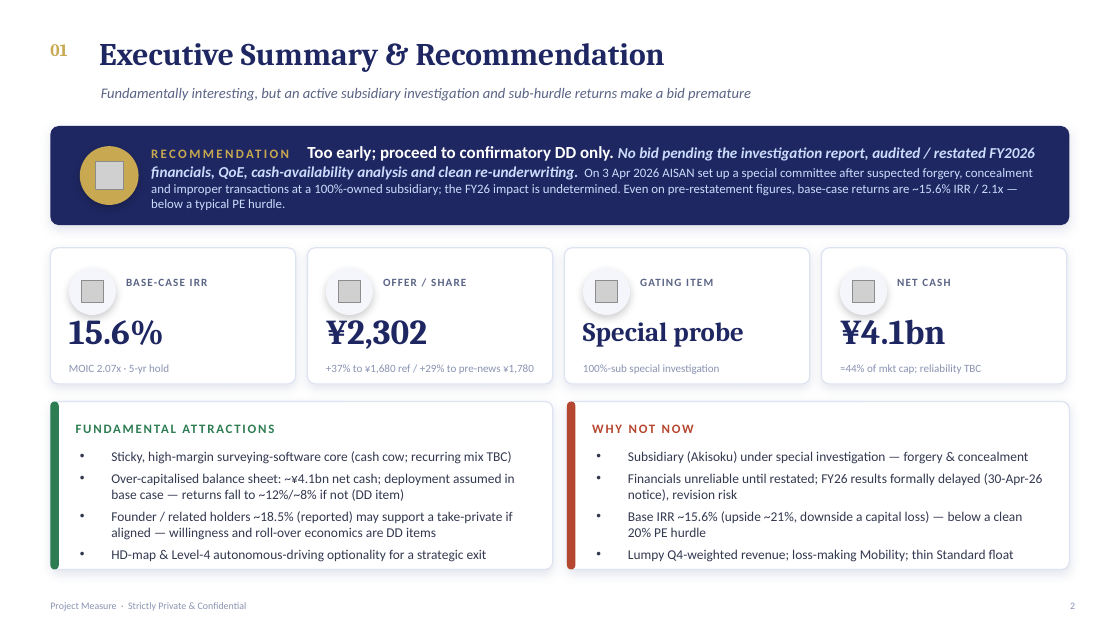
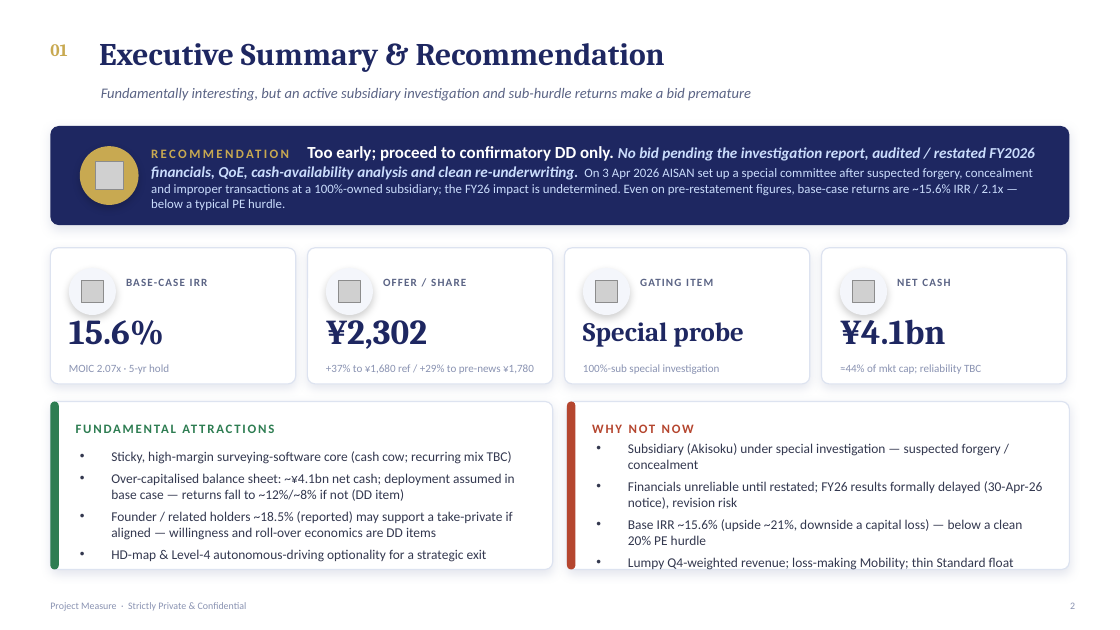
Before and after one commit to ankimo1210/projects, a slide deck: slide 2 of aisan_lbo_case/docs/AISAN_4667_Take_Private_Case_Study.pptx. Drawn at 1120x630 pixels with LibreOffice and Linux fonts; fonts in the diff are those of the drawing; grey boxes stand for pictures. Boxes give left, top, right and bottom in pixels: in the first picture for what was removed or moved away, otherwise in the second. Text is boxed around its words. In the diff, an @@ line names an element or a change of style, - is before the commit and + after.

```diff
--- a/aisan_lbo_case/docs/AISAN_4667_Take_Private_Case_Study.pptx
+++ b/aisan_lbo_case/docs/AISAN_4667_Take_Private_Case_Study.pptx
@@ text at <box>628,443,1001,469</box>: text changed @@
-• Subsidiary (Akisoku) under special investigation — forgery & concealment
+• Subsidiary (Akisoku) under special investigation — suspected forgery / concealment
```
Also in this commit, not shown: 1 other slide changed, 3 other files.
